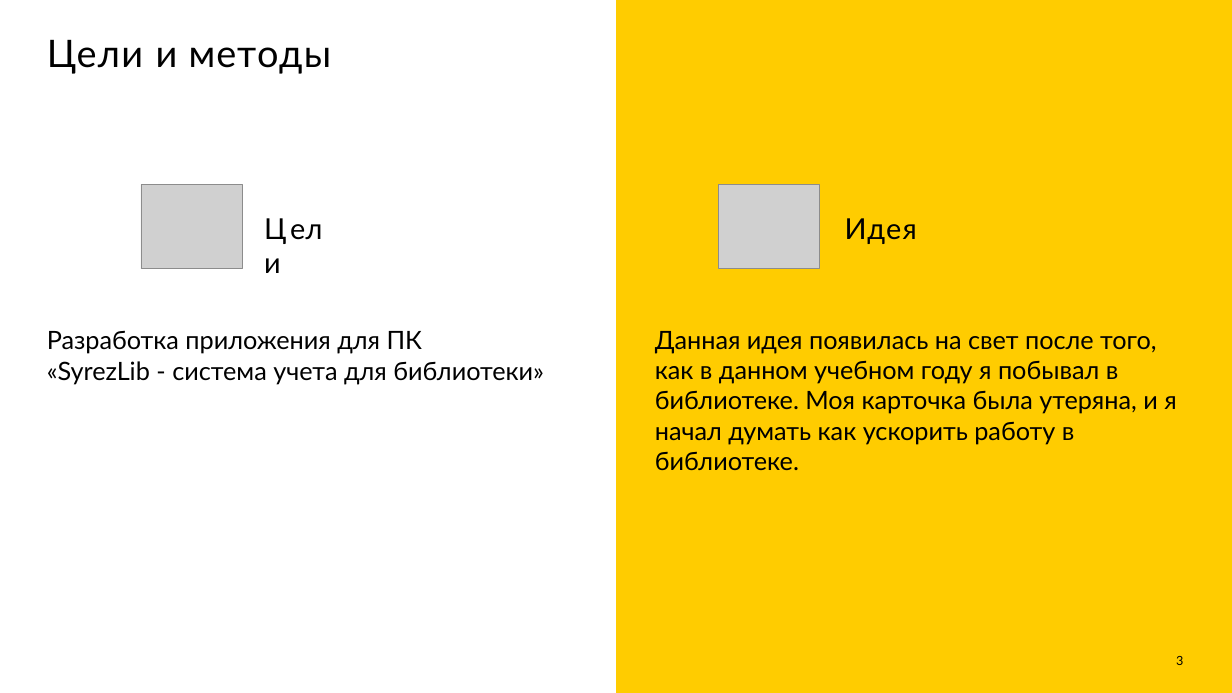
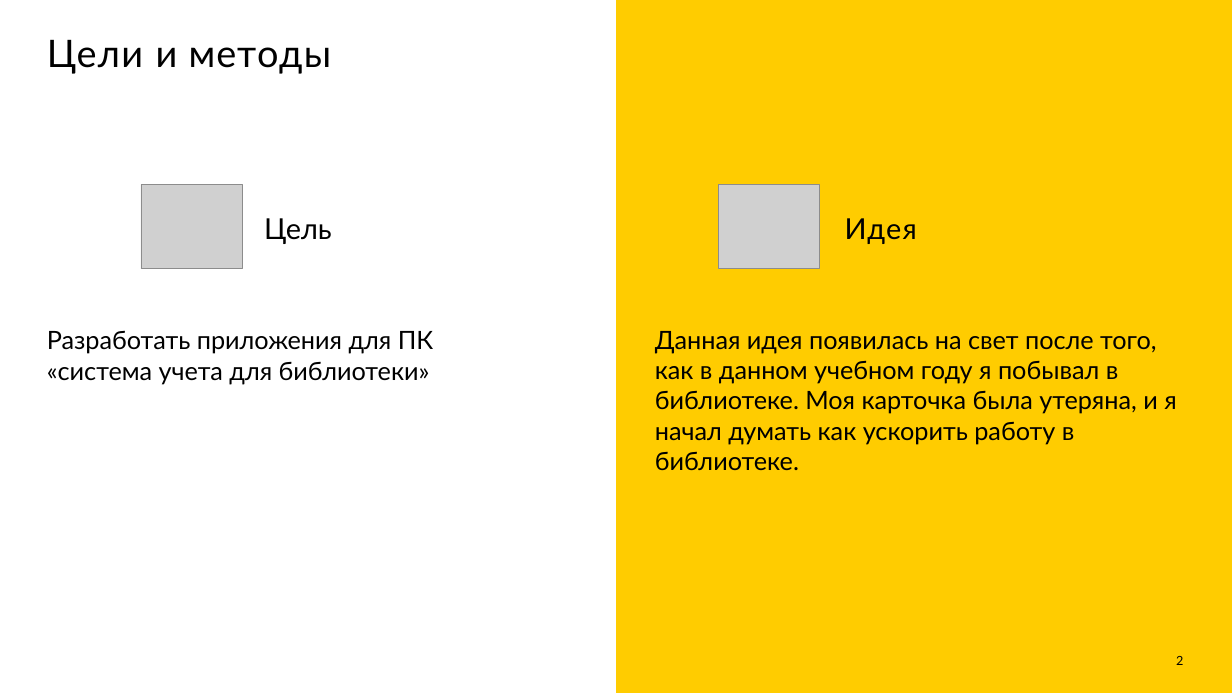
Before and after one commit to aikarimovvw/Library_System-QtProject, a slide deck: slide 2 of Documentation/Презентация SyrezLib.pptx (slide 3 before the commit). Drawn at 1232x693 pixels with LibreOffice and Linux fonts; fonts in the diff are those of the drawing; grey boxes stand for pictures. Boxes give left, top, right and bottom in pixels: in the first picture for what was removed or moved away, otherwise in the second. Text is boxed around its words. In the diff, an @@ line names an element or a change of style, - is before the commit and + after.

```diff
--- a/Documentation/Презентация SyrezLib.pptx
+++ b/Documentation/Презентация SyrezLib.pptx
@@ text at [264,218,332,244]: text changed @@
-Цели
+Цель
@@ text at [47,330,433,384]: text changed @@
-Разработка приложения для ПК
-«SyrezLib - система учета для библиотеки»
+Разработать приложения для ПК
+«система учета для библиотеки»
@@ page number at [1176,656,1183,665]: text changed @@
-3
+2
```
Also in this commit, not shown: 4 other slides changed.
